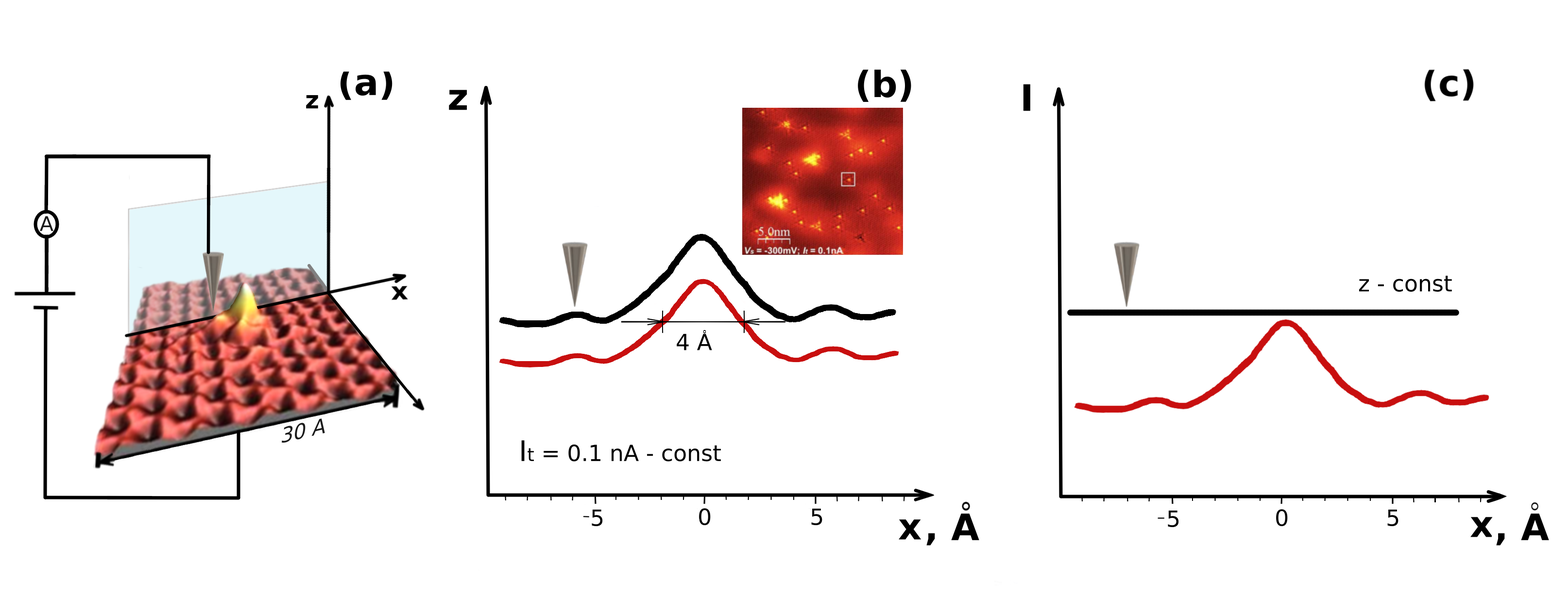
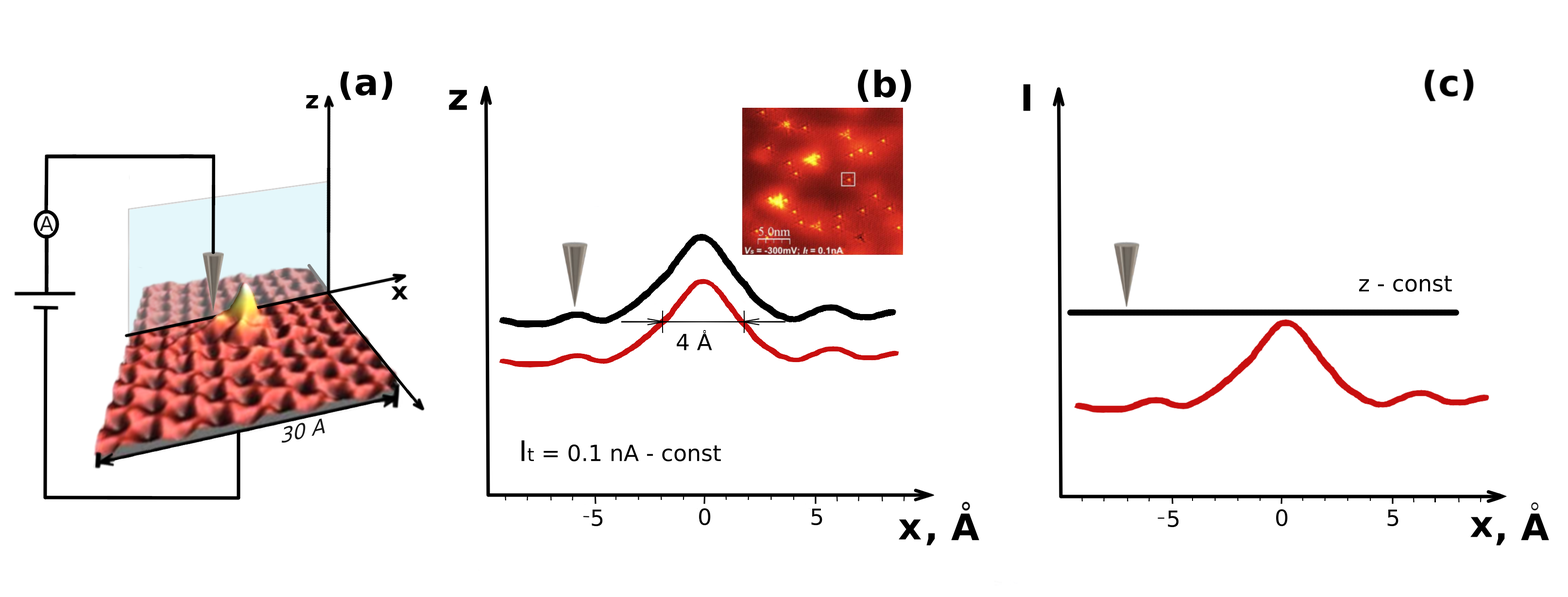
The second 1568x597 image is a revision of the first. Changes to its layers:
painted on "oy" over bbox(44, 155, 216, 255)
painted on "ox" over bbox(178, 154, 216, 255)
painted on "oz" over bbox(178, 153, 216, 255)
painted on "base de fugure Merged" (3rd of 4) over bbox(44, 153, 216, 255)
painted on "base de fugure Merged" (4th of 4) over bbox(206, 185, 216, 255)
painted on "Copy of 3D Merged" over bbox(44, 153, 216, 255)
painted on "Paint Layer 1" over bbox(44, 153, 216, 255)
